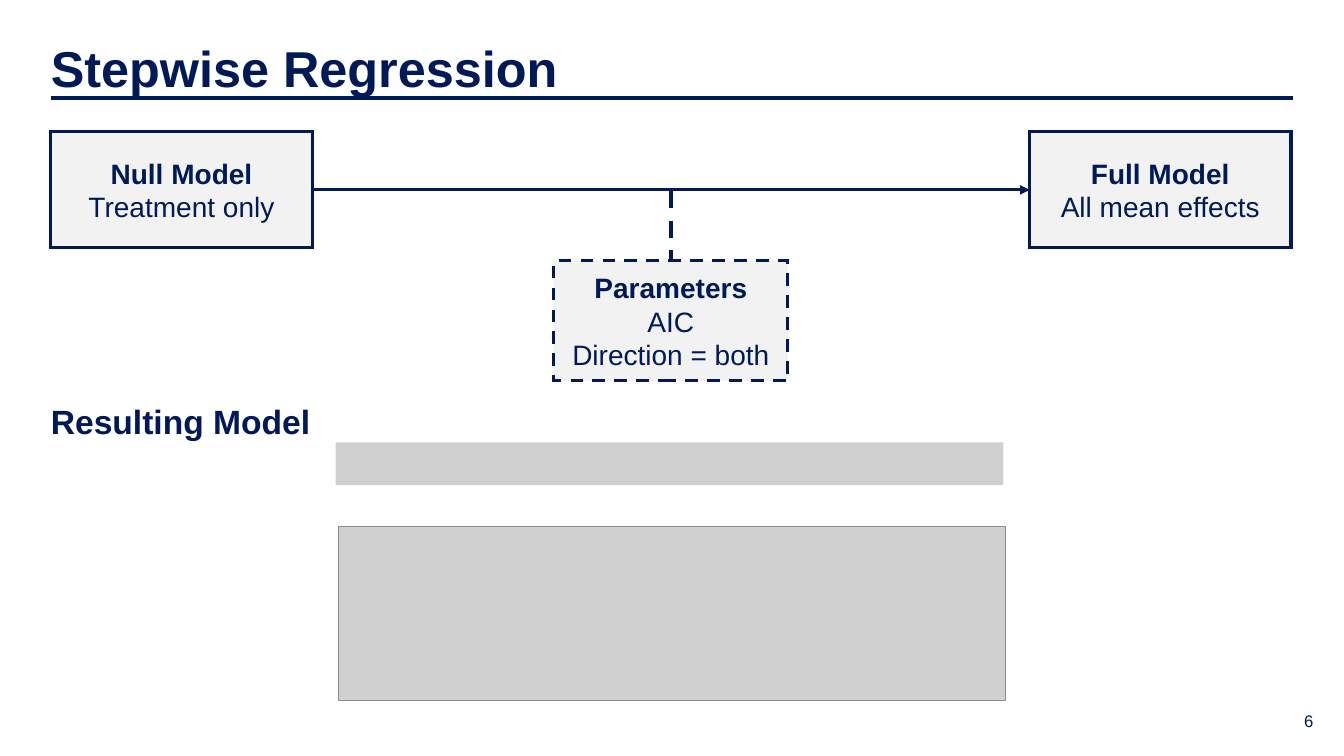
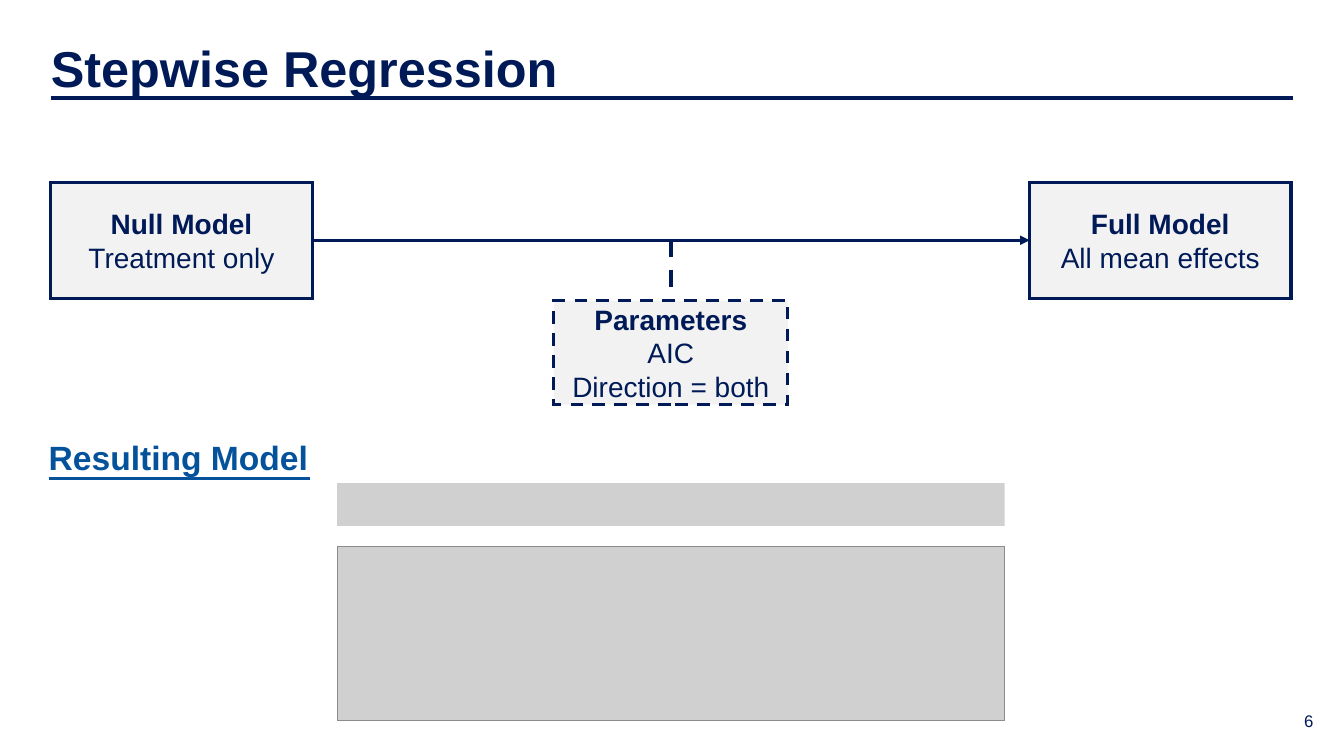
Before and after one commit to IDS-702-F21/team-project-1-effects-of-job-training-on-wages-yellowfellows, a slide deck: slide 6 of Presentation/slide_deck.pptx. Drawn at 1344x756 pixels with LibreOffice and Linux fonts; fonts in the diff are those of the drawing; grey boxes stand for pictures; background and template pictures are left out. Boxes give left, top, right and bottom in pixels: in the first picture for what was removed or moved away, otherwise in the second. Text is boxed around its words. In the diff, an @@ line names an element or a change of style, - is before the commit and + after.

```diff
--- a/Presentation/slide_deck.pptx
+++ b/Presentation/slide_deck.pptx
@@ 2 rectangles, 1 arrow moved together from (x1=50, y1=132, x2=1291, y2=248) to (x1=50, y1=182, x2=1291, y2=298) @@
@@ line moved from (671, 192) - (671, 261) to (671, 240) - (671, 300) @@
@@ rectangle "Parameters" resized from (x1=555, y1=261, x2=788, y2=381) to (x1=555, y1=300, x2=788, y2=404) @@
@@ text "Resulting Model" moved from (x1=51, y1=409, x2=310, y2=441) to (x1=49, y1=445, x2=308, y2=477) @@
@@ text "Resulting Model" at (x1=49, y1=445, x2=308, y2=477): text colour #001A57 to #03529B @@
@@ picture removed at (x1=336, y1=443, x2=1003, y2=486) @@
@@ line added from (48, 478) to (310, 478), #03529B 2.25 pt @@
@@ picture added at (x1=337, y1=483, x2=1004, y2=526) @@
@@ picture moved from (x1=338, y1=526, x2=1005, y2=701) to (x1=337, y1=546, x2=1004, y2=721) @@
```
Also in this commit, not shown: 5 other slides changed, 7 other files.
